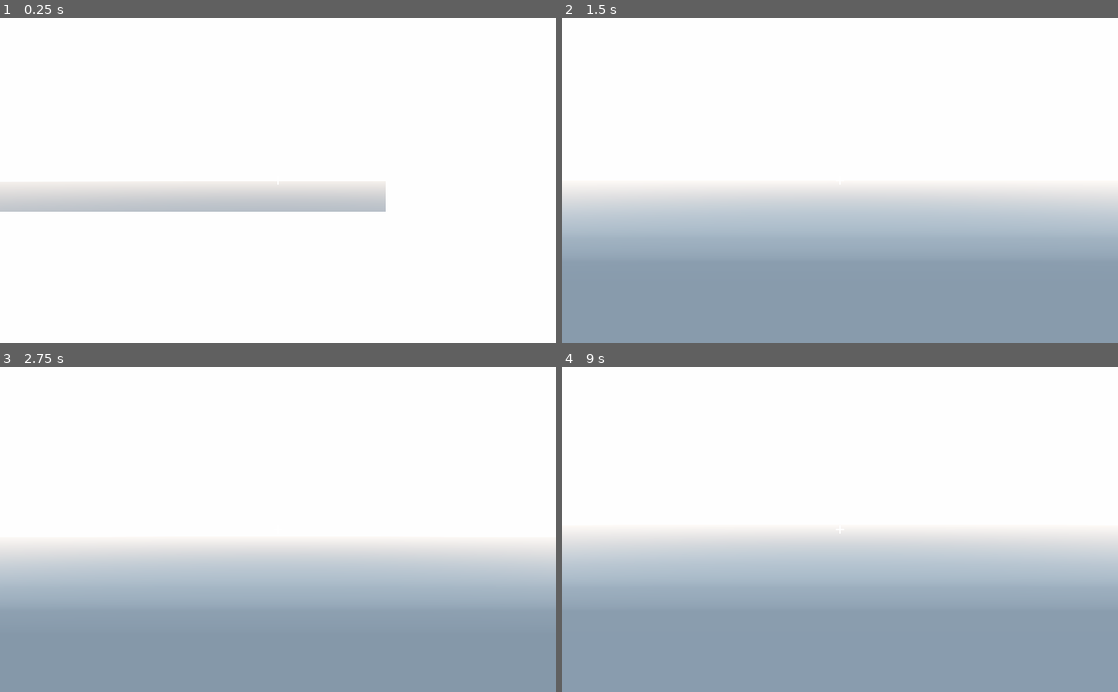
Above: before the commit, frames 1-4 (two rows, left to right).
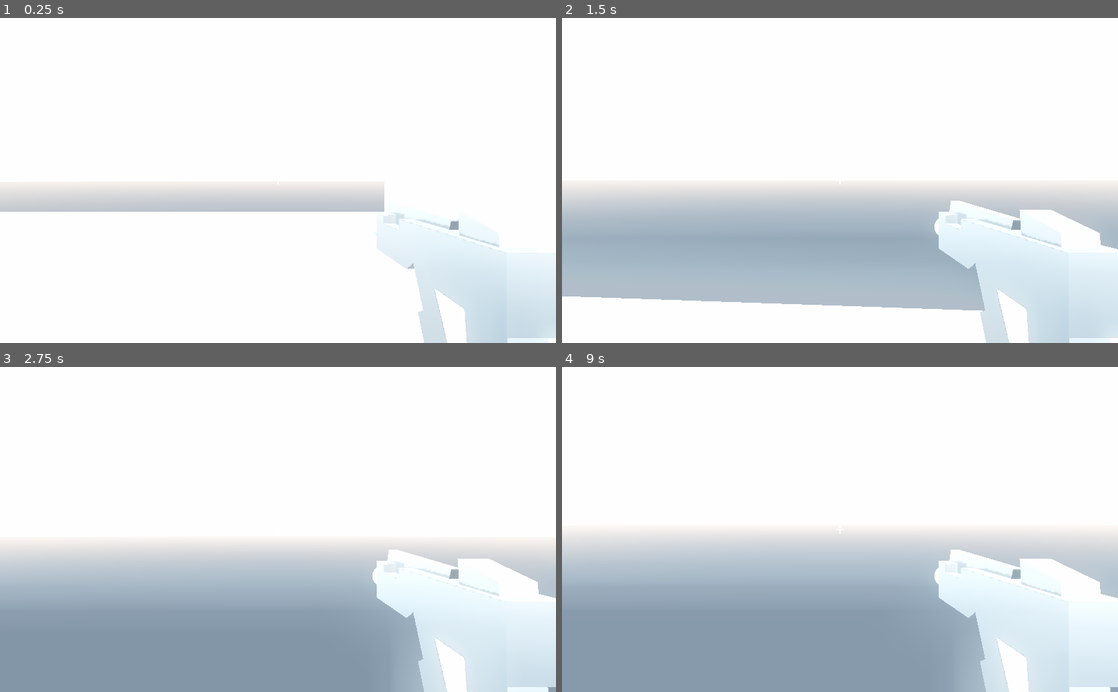
Above: after the commit, the same moments.

Repository: CheesecakeCG/chimeras
Game: Godot game, scene res://test/test.tscn
Two runs of this game, one before a commit and one after it. Both use one fixed random seed, a clock stepped at 60 frames per second and the inputs below.
Inputs (mouse positions are in pixels of both pictures, inside the frame that each line leads up to):
- Up to frame 1 (0.25 s): no input
- Up to frame 2 (1.5 s): tap Enter at 0.5 s; move the mouse to (867, 180) at 0.52 s; hold W from 0.53 s (still down); tap Space (player_jump) at 0.77 s; move the mouse to (812, 180) at 1.27 s
- Up to frame 3 (2.75 s): keep holding W; tap Space (player_jump) at 1.52 s; move the mouse to (289, 523) at 2.02 s
- Up to frame 4 (9 s): tap Space (player_jump) at 2.75, 3.02, 3.77, 4.25, 4.52, 5.75, 6.02, 6.77, 7.52 s; move the mouse to (834, 536) at 2.77 s; tap Enter at 3.5, 5 s; move the mouse to (878, 532) at 3.52 s; move the mouse to (795, 526) at 4.27 s; move the mouse to (845, 529) at 5.02 s; move the mouse to (817, 523) at 5.77 s; release W at 5.78 s; hold D 5.78-6.53 s; move the mouse to (867, 529) at 6.52 s; hold W 6.53-8.78 s; move the mouse to (812, 529) at 7.27 s; move the mouse to (851, 523) at 8.02 s; move the mouse to (834, 536) at 8.77 s; hold A from 8.78 s (still down)

The runs differ from the first frame. In frame 1, 6.6% of the frame differs, in the area x 67-100%, y 51-100%; in frame 2, 29%, in the area x 0-100%, y 56-100%; in frame 3, 11%; in frame 4, 11%.

Commit message:
Added player view model

Diff:
--- a/player/Player.tscn
+++ b/player/Player.tscn
@@ -8,13 +8,90 @@
 radius = 1.0
 height = 2.0
 
-[sub_resource type="CanvasItemMaterial" id=2]
+[sub_resource type="SpatialMaterial" id=6]
+
+render_priority = 0
+flags_transparent = false
+flags_unshaded = false
+flags_vertex_lighting = false
+flags_no_depth_test = false
+flags_use_point_size = false
+flags_world_triplanar = false
+flags_fixed_size = false
+flags_albedo_tex_force_srgb = false
+flags_do_not_receive_shadows = false
+flags_disable_ambient_light = false
+flags_ensure_correct_normals = false
+vertex_color_use_as_albedo = false
+vertex_color_is_srgb = false
+params_diffuse_mode = 0
+params_specular_mode = 0
+params_blend_mode = 0
+params_cull_mode = 0
+params_depth_draw_mode = 0
+params_line_width = 1.0
+params_point_size = 1.0
+params_billboard_mode = 0
+params_billboard_keep_scale = false
+params_grow = false
+params_use_alpha_scissor = false
+albedo_color = Color( 1, 1, 1, 1 )
+metallic = 1.0
+metallic_specular = 0.8
+metallic_texture_channel = 0
+roughness = 0.31
+roughness_texture_channel = 0
+emission_enabled = false
+normal_enabled = false
+rim_enabled = false
+clearcoat_enabled = true
+clearcoat = 0.89
+clearcoat_gloss = 0.5
+anisotropy_enabled = false
+ao_enabled = false
+depth_enabled = false
+subsurf_scatter_enabled = false
+transmission_enabled = false
+refraction_enabled = false
+detail_enabled = false
+uv1_scale = Vector3( 1, 1, 1 )
+uv1_offset = Vector3( 0, 0, 0 )
+uv1_triplanar = false
+uv1_triplanar_sharpness = 1.0
+uv2_scale = Vector3( 1, 1, 1 )
+uv2_offset = Vector3( 0, 0, 0 )
+uv2_triplanar = false
+uv2_triplanar_sharpness = 1.0
+proximity_fade_enable = false
+distance_fade_mode = 0
+
+[sub_resource type="CubeMesh" id=2]
+
+material = SubResource( 6 )
+custom_aabb = AABB( 0, 0, 0, 0, 0, 0 )
+flip_faces = false
+size = Vector3( 2, 2, 2 )
+subdivide_width = 0
+subdivide_height = 0
+subdivide_depth = 0
+
+[sub_resource type="CylinderMesh" id=3]
+
+custom_aabb = AABB( 0, 0, 0, 0, 0, 0 )
+flip_faces = false
+top_radius = 1.0
+bottom_radius = 1.0
+height = 2.0
+radial_segments = 64
+rings = 4
+
+[sub_resource type="CanvasItemMaterial" id=4]
 
 render_priority = 0
 blend_mode = 1
 light_mode = 0
 
-[sub_resource type="StyleBoxFlat" id=3]
+[sub_resource type="StyleBoxFlat" id=5]
 
 content_margin_left = -1.0
 content_margin_right = -1.0
@@ -88,6 +165,87 @@
 collide_with_areas = false
 collide_with_bodies = true
 
+[node name="ViewModel" type="Spatial" parent="Body/Camera"]
+
+[node name="CSGCombiner" type="CSGCombiner" parent="Body/Camera/ViewModel"]
+transform = Transform( 0.658722, 0, 1.27898e-13, 0, 0.658722, 0, -1.27898e-13, 0, 0.658722, 0.482581, -0.212996, 0.318383 )
+layers = 1
+operation = 0
+use_collision = false
+snap = 0.001
+
+[node name="CSGMesh" type="CSGMesh" parent="Body/Camera/ViewModel/CSGCombiner"]
+transform = Transform( 0.09, 0, -1.66179e-07, 0, 0.12, 0, -1.66179e-07, 0, 0.6, 6.51682e-07, 0, -2 )
+layers = 1
+operation = 0
+use_collision = false
+snap = 0.001
+invert_faces = false
+mesh = SubResource( 2 )
+
+[node name="CSGMesh7" type="CSGMesh" parent="Body/Camera/ViewModel/CSGCombiner"]
+transform = Transform( -1.61257e-07, 0, 0.6, 0, 0.132, 0, -0.11718, 0, 1.23175e-07, 7.15256e-07, 0.194017, -2.33051 )
+layers = 1
+operation = 2
+use_collision = false
+snap = 0.001
+invert_faces = false
+mesh = SubResource( 2 )
+
+[node name="CSGMesh2" type="CSGMesh" parent="Body/Camera/ViewModel/CSGCombiner"]
+transform = Transform( 0.09, -3.70715e-08, -3.28415e-08, 1.05656e-07, 0.0217506, -0.324256, -3.28415e-08, 0.113772, 0.19079, 6.85453e-07, -0.233395, -1.88234 )
+layers = 1
+operation = 0
+use_collision = false
+snap = 0.001
+invert_faces = false
+mesh = SubResource( 2 )
+
+[node name="CSGMesh3" type="CSGMesh" parent="Body/Camera/ViewModel/CSGCombiner"]
+transform = Transform( 0.0597207, -3.6854e-08, 4.1159e-09, 1.21625e-07, -0.0249898, -0.373264, 4.11593e-09, 0.113104, 0.0470893, 9.83477e-07, -0.185415, -1.54464 )
+layers = 1
+operation = 0
+use_collision = false
+snap = 0.001
+invert_faces = false
+mesh = SubResource( 2 )
+
+[node name="CSGMesh4" type="CSGMesh" parent="Body/Camera/ViewModel/CSGCombiner"]
+transform = Transform( 0.0234649, 1.43198e-08, 1.30104e-07, -5.66263e-09, -0.107172, 0.0173782, 1.30104e-07, -0.0439471, -0.375821, 1.3113e-06, 0.0716767, -2.23753 )
+layers = 1
+operation = 0
+use_collision = false
+snap = 0.001
+invert_faces = false
+mesh = SubResource( 2 )
+
+[node name="CSGMesh5" type="CSGMesh" parent="Body/Camera/ViewModel/CSGCombiner"]
+transform = Transform( 0.0757573, 3.0856e-08, 2.46848e-08, -2.46848e-08, -3.31145e-09, 0.0757573, 2.46848e-08, -0.0946966, -4.13931e-09, 1.01328e-06, 0, -2.65866 )
+layers = 1
+operation = 0
+use_collision = false
+snap = 0.001
+invert_faces = false
+mesh = SubResource( 3 )
+
+[node name="CSGMesh6" type="CSGMesh" parent="Body/Camera/ViewModel/CSGCombiner"]
+transform = Transform( 0.0523038, 5.5003e-08, 1.70427e-08, -1.70427e-08, -2.28627e-09, 0.0523038, 1.70427e-08, -0.168803, -7.37861e-09, 1.01328e-06, 0, -2.65866 )
+layers = 1
+operation = 2
+use_collision = false
+snap = 0.001
+invert_faces = false
+mesh = SubResource( 3 )
+
+[node name="CSGMesh8" type="CSGMesh" parent="Body/Camera/ViewModel/CSGCombiner"]
+transform = Transform( -1.31901e-07, 1.73248e-08, 0.475134, -0.0472001, 0.0899967, -2.91343e-08, -0.0798925, -0.0531696, 1.05504e-07, 6.55651e-07, -0.208002, -2.0593 )
+layers = 1
+operation = 2
+use_collision = false
+snap = 0.001
+invert_faces = false
+mesh = SubResource( 2 )
+
 [node name="HUD" type="Control" parent="."]
 anchor_left = 0.0
 anchor_top = 0.0
--- a/test/test.tscn
+++ b/test/test.tscn
@@ -52,9 +52,7 @@
 [node name="Spatial" type="Spatial"]
 
 [node name="Player" parent="." instance=ExtResource( 1 )]
-jump_force = 40
-walk_force = 800
-term_vel = 20
+weight = 3
 
 [node name="MeshInstance" type="MeshInstance" parent="."]
 transform = Transform( 31.2591, 0, 0, 0, 31.2591, 0, 0, 0, 31.2591, 0, 0, 0 )
@@ -134,7 +132,6 @@
 constant_angular_velocity = Vector3( 0, 0, 0 )
 
 [node name="CollisionShape" type="CollisionShape" parent="MeshInstance6/StaticBody"]
-transform = Transform( 1, 0, 0, 0, 1, 0, 0, 0, 1, 0, 0, 0 )
 shape = SubResource( 5 )
 disabled = false
 
Not shown: 4 places in player/Player.tscn that only renumber resources
